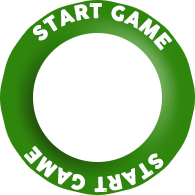
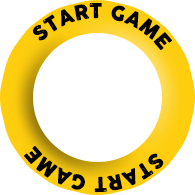
Two versions of the same layered image (w=195, h=195). Layer-by-layer changes:
painted on "Start Game" (1st of 2) over [24, 146, 164, 193]
painted on "Start Game" (2nd of 2) over [33, 3, 172, 51]
